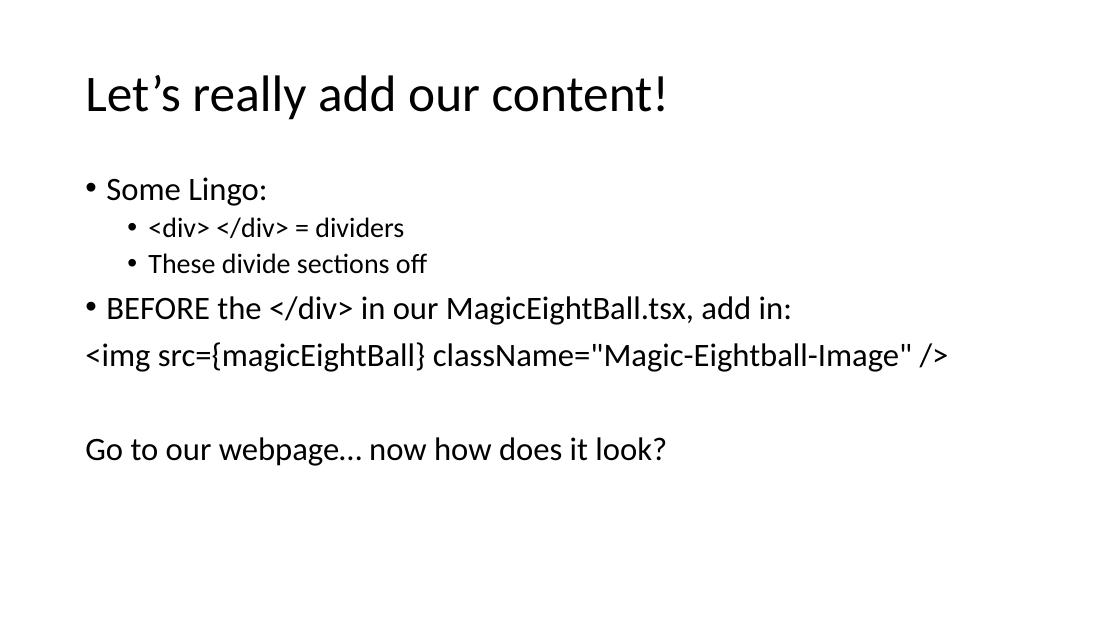
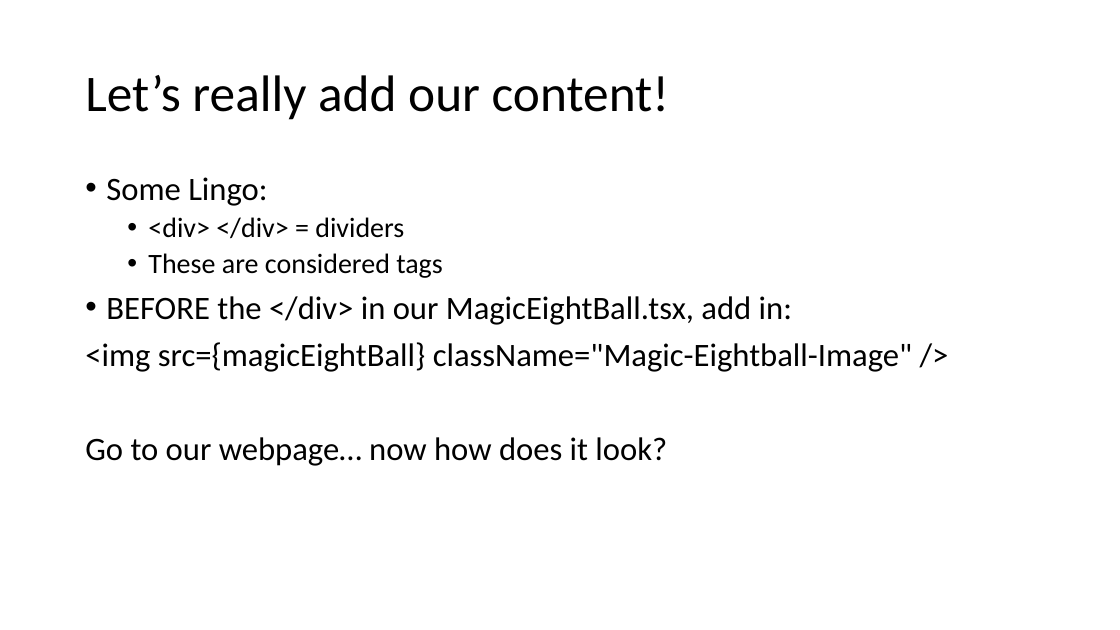
Before and after one commit to sarahdonofrio/digigirlz, a slide deck: slide 10 of magic-eight-ball/ReactPresentation.pptx. Drawn at 1120x630 pixels with LibreOffice and Linux fonts; fonts in the diff are those of the drawing. Boxes give left, top, right and bottom in pixels: in the first picture for what was removed or moved away, otherwise in the second. Text is boxed around its words. In the diff, an @@ line names an element or a change of style, - is before the commit and + after.

```diff
--- a/magic-eight-ball/ReactPresentation.pptx
+++ b/magic-eight-ball/ReactPresentation.pptx
@@ text at [148, 253, 443, 278]: text changed @@
-  • These divide sections off
+  • These are considered tags
```
Also in this commit, not shown: 1 other file.
